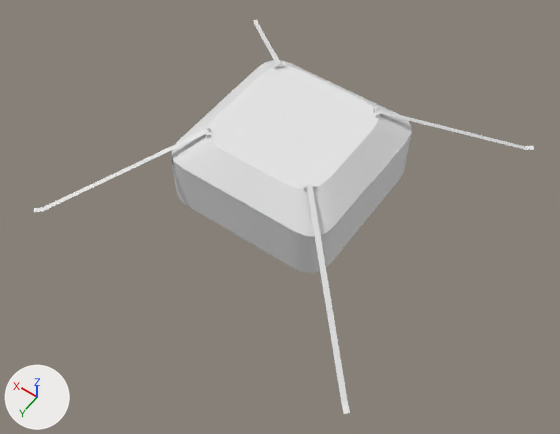
Renders of the FBX model Assets/CosasMedioRandom/MODULOS/ASSET_CASETA_A.fbx from each side of a commit.
Before and after are seen from a 50 mm lens placed at (-13.1, 19.3, 23.4), pointed at (-1.2, 2.6, -2.8). Lighting does not change. The marker at lower left points along +X, +Y and +Z. Where no turn or scale is listed for an object, it has been applied to the vertices. Vertices at the same position are counted once.

The scene before the commit, as lines of its bpy script (objects in view):
```python
me_mesh = bpy.data.meshes.new('Mesh')
me_mesh.from_pydata(...)  # 192 vertices, 168 faces; spans x -4.04..4.04, y -4.04..4.04, z 0.0..2.53
me_mesh_001 = bpy.data.meshes.new('Mesh.001')
me_mesh_001.from_pydata(...)  # 110 vertices, 224 faces; spans x -4.03..4.03, y -4.03..4.03, z 2.5..3.56
me_mesh_002 = bpy.data.meshes.new('Mesh.002')
me_mesh_002.from_pydata(...)  # 56 vertices, 52 faces; spans x -4.04..4.04, y 0.0..4.04, z 0.0..2.53
me_mesh_004 = bpy.data.meshes.new('Mesh.004')
me_mesh_004.from_pydata(...)  # 48 vertices, 40 faces; spans x -1161.0..1161.0, y -1161.0..1161.0, z 3.0..372.0
ob_box199 = bpy.data.objects.new('Box199', me_mesh)
ob_box199.location = (0.0, 0.0, -3.56)
ob_box212 = bpy.data.objects.new('Box212', me_mesh_002)
ob_box212.location = (0.0, 0.0, -3.56)
ob_object = bpy.data.objects.new('Object', me_mesh_004)
ob_object.parent = ob_asset_caseta_a
ob_object.location = (0.0, -0.000122, -355.7)
ob_object.rotation_euler = (0.0, 0.0, 0.785)  # degrees (0, 0, 45)
ob_object006 = bpy.data.objects.new('Object006', me_mesh_001)
ob_object006.location = (0.0, 0.0, -3.56)
```
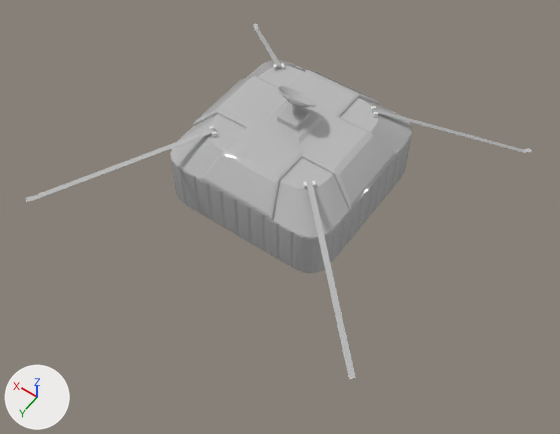
Where the newer file only moved an object's origin or applied its transform, the numbers keep the older frame.

The change, as a diff of the scene's bpy script:
```diff
--- a/Assets/CosasMedioRandom/MODULOS/ASSET_CASETA_A.fbx.py
+++ b/Assets/CosasMedioRandom/MODULOS/ASSET_CASETA_A.fbx.py
@@ me_mesh_002 @@
-me_mesh_002.from_pydata(...)  # 56 vertices, 52 faces; spans x -4.04..4.04, y 0.0..4.04, z 0.0..2.53
+me_mesh_002.from_pydata(...)  # 1464 vertices, 1460 faces; spans x -4.09..4.09, y 0.0..4.09, z 0.0..2.53
+# me_mesh_002 part 9: 2 vertices removed from x -4.04..4.04, y 0.0, z 0.0; 1410 vertices added at x -4.09..4.09, y 0.0..4.09, z 0.0..2.53
+me_mesh_002.materials.append(mat_01___default)  # grey #bcbcbc
@@ me_mesh_001 @@
-me_mesh_001.from_pydata(...)  # 110 vertices, 224 faces; spans x -4.03..4.03, y -4.03..4.03, z 2.5..3.56
+me_mesh_001.from_pydata(...)  # 106 vertices, 216 faces; spans x -4.03..4.03, y -4.03..4.03, z 2.5..3.56
+# me_mesh_001 part 1: 2 vertices removed from x -3.01..-3.0, y 0.0, z 3.45..3.49
+# me_mesh_001 part 2: 2 vertices removed from x 3.0..3.01, y 0.0, z 3.45..3.49
+# me_mesh_001 part 3: 204 faces spanning x -4.03..4.03, y -4.03..4.03, z 2.5..3.56 switch from no material to mat_01___default (grey #bcbcbc)
@@ me_mesh_004 @@
 me_mesh_004.from_pydata(...)  # 48 vertices, 40 faces; spans x -1161.0..1161.0, y -1161.0..1161.0, z 3.0..372.0
 # used by ob_object; parent = ob_asset_caseta_a; location = (0.0, -0.000122, -355.7); rotation_euler = (0.0, 0.0, 0.785), in degrees (0, 0, 45)
+# me_mesh_004 part 5: the loose piece of 12 vertices spanning x -1161.0..-359.0, y -12.0..12.0, z 3.0..372.0 is scaled about its middle by (1, 1, 1.05), then moved by (8.0, -3.0, -362.0), in mat_01___default (grey #bcbcbc)
+# me_mesh_004 part 6: the loose piece of 12 vertices spanning x -12.0..12.0, y 359.0..1161.0, z 3.0..372.0 is deleted
+# me_mesh_004 part 7: the loose piece of 12 vertices spanning x -12.0..12.0, y -1161.0..-359.0, z 3.0..372.0 is deleted
+# me_mesh_004 part 8: the loose piece of 12 vertices spanning x 359.0..1161.0, y -12.0..12.0, z 3.0..372.0 is deleted
+me_mesh_004.materials.append(mat_01___default)  # grey #bcbcbc
@@ me_mesh @@
-me_mesh.from_pydata(...)  # 192 vertices, 168 faces; spans x -4.04..4.04, y -4.04..4.04, z 0.0..2.53
+me_mesh.from_pydata(...)  # 1366 vertices, 2728 faces; spans x -4.09..4.09, y -4.09..0.0, z 0.0..2.53
+# me_mesh part 4: 2 vertices moved within x 1.35..2.13, y -4.04..-4.0, z 1.56..2.34; 118 vertices removed from x -4.04..4.04, y -4.04..4.04, z 0.0..2.53; 1292 vertices added at x -4.09..4.09, y -4.09..0.0, z 0.0..2.53
+me_mesh.materials.append(mat_01___default)  # grey #bcbcbc
@@ ob_object @@
 ob_object.parent = ob_asset_caseta_a
-ob_object.location = (0.0, -0.000122, -355.7)
+ob_object.location = (0.0, 0.000732, -4.0)
 ob_object.rotation_euler = (0.0, 0.0, 0.785)  # degrees (0, 0, 45)
@@ ob_object009 @@
+ob_object009 = bpy.data.objects.new('Object009', me_mesh_021)  # 13 vertices, 10 faces; spans x -8.22..-2.38, y -8.25..-2.27, z -3.69..0.2; in mat_01___default (grey #bcbcbc)
+ob_object009.location = (0.0, 0.0, -0.04)
@@ ob_object011 @@
+ob_object011 = bpy.data.objects.new('Object011', me_mesh_007)  # 13 vertices, 10 faces; spans x -0.1..4.41, y -0.2..6.83, z -0.9..0.03; in mat_01___default (grey #bcbcbc)
+ob_object011.location = (2.38, 2.4, 0.13)
@@ ob_object010 @@
+ob_object010 = bpy.data.objects.new('Object010', me_mesh_006)  # 13 vertices, 10 faces; spans x -8.25..-2.27, y 2.38..8.22, z -0.81..0.2; in mat_01___default (grey #bcbcbc)
+ob_object010.location = (0.0, 0.0, -0.04)
@@ ob_cylinder034 @@
+ob_cylinder034 = bpy.data.objects.new('Cylinder034', me_mesh_004_1)  # 74 vertices, 90 faces; spans x -0.87..0.82, y -0.9..0.49, z -0.24..0.81; in mat_01___default (grey #bcbcbc)
+ob_cylinder034.location = (0.0, 0.0, 1.09)
@@ ob_box214 @@
+ob_box214 = bpy.data.objects.new('Box214', me_mesh_005)  # 96 vertices, 89 faces; spans x -0.5..0.5, y -0.5..0.5, z 0.244..1.068; in mat_01___default (grey #bcbcbc)
+ob_box214.location = (0.0, 0.0, 0.02)
@@ ob_object007 @@
+ob_object007 = bpy.data.objects.new('Object007', me_mesh_003_1)  # 577 vertices, 573 faces; spans x -4.09..4.09, y -4.09..4.09, z -0.49..0.8; in mat_01___default (grey #bcbcbc)
+ob_object007.location = (0.0, 0.0, -0.53)
```

Where the change shows, as pixel boxes [x1, y1, x2, y2] in the pictures (560 x 434 px; the box of a moved part takes in the faces that stretch with it):
'Object007', added
    after: [193, 70, 396, 219]
'Box212', reshaped
    before: [171, 115, 368, 259]
    after: [170, 126, 373, 273]
'Box199', reshaped
    before: [171, 60, 412, 273]
    after: [252, 60, 412, 218]
'Object', reshaped, moved (94% narrower, 89% shorter)
    before: [34, 20, 534, 414]
    after: [253, 24, 282, 66]
'Object010', added
    after: [307, 183, 356, 379]
'Object011', added
    after: [25, 128, 214, 202]
'Object009', added
    after: [374, 109, 532, 153]
'Box214', added
    after: [277, 103, 310, 130]
'Cylinder034', added
    after: [278, 86, 316, 107]
part 1 of me_mesh_001, deleted
    before: [331, 131, 373, 181]
part 2 of me_mesh_001, deleted
    before: [215, 77, 257, 116]
part 3 of me_mesh_001, recoloured (white to grey)
    before: [171, 60, 411, 236]
    after: [171, 61, 411, 237]
part 4 of me_mesh, built on
    before: [171, 64, 411, 273]
    after: [252, 60, 412, 218]
part 5 of me_mesh_004, moved or reshaped
    before: [376, 109, 534, 150]
    after: [253, 24, 282, 66]
part 6 of me_mesh_004, deleted
    before: [306, 184, 350, 414]
part 7 of me_mesh_004, deleted
    before: [253, 20, 282, 65]
part 8 of me_mesh_004, deleted
    before: [34, 129, 209, 213]
part 9 of me_mesh_002, built on
    after: [170, 126, 373, 273]
